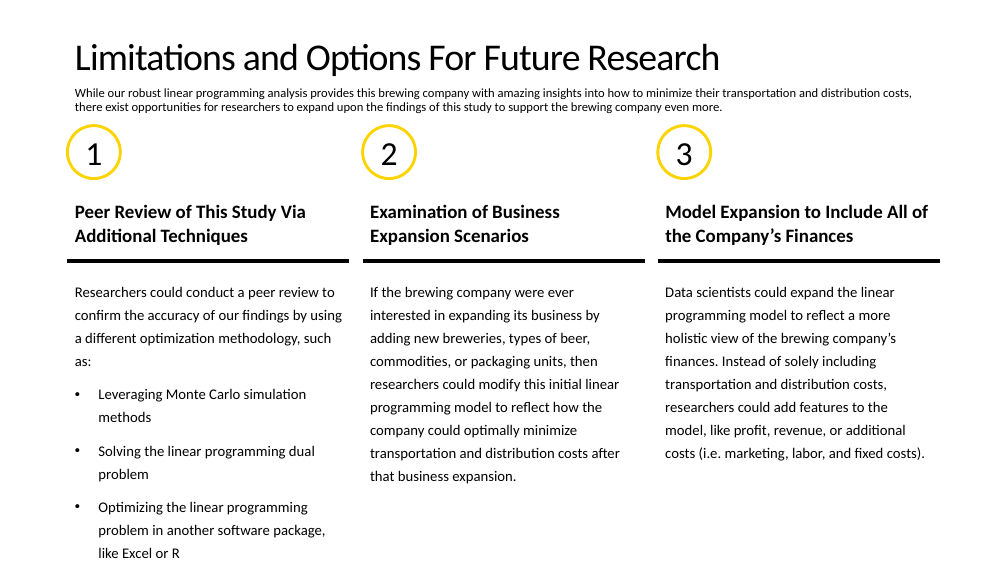
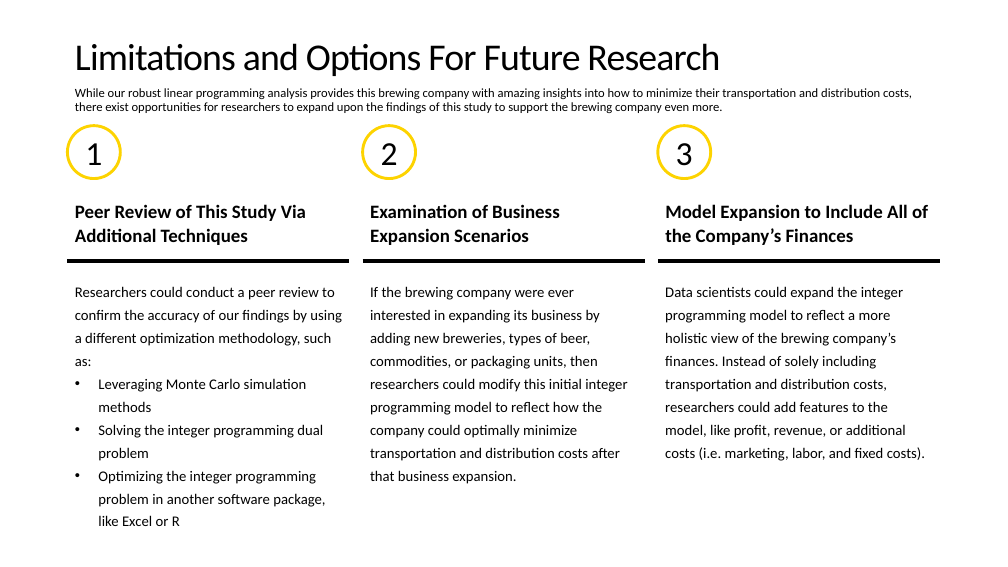
Before and after one commit to Steve-Desilets/MSDS-460-Term-Project, a slide deck: slide 12 of Final Project Presentation.pptx. Drawn at 1008x567 pixels with LibreOffice and Linux fonts; fonts in the diff are those of the drawing. Boxes give left, top, right and bottom in pixels: in the first picture for what was removed or moved away, otherwise in the second. Text is boxed around its words. In the diff, an @@ line names an element or a change of style, - is before the commit and + after.

```diff
--- a/Final Project Presentation.pptx
+++ b/Final Project Presentation.pptx
@@ text at bbox=[370, 286, 627, 484]: text changed @@
-If the brewing company were ever interested in expanding its business by adding new breweries, types of beer, commodities, or packaging units, then researchers could modify this initial linear programming model to reflect how the company could optimally minimize transportation and distribution costs after that business expansion.
+If the brewing company were ever interested in expanding its business by adding new breweries, types of beer, commodities, or packaging units, then researchers could modify this initial integer programming model to reflect how the company could optimally minimize transportation and distribution costs after that business expansion.
@@ text at bbox=[665, 286, 925, 461]: text changed @@
-Data scientists could expand the linear programming model to reflect a more holistic view of the brewing company’s finances. Instead of solely including transportation and distribution costs, researchers could add features to the model, like profit, revenue, or additional costs (i.e. marketing, labor, and fixed costs).
+Data scientists could expand the integer programming model to reflect a more holistic view of the brewing company’s finances. Instead of solely including transportation and distribution costs, researchers could add features to the model, like profit, revenue, or additional costs (i.e. marketing, labor, and fixed costs).
@@ text at bbox=[98, 379, 307, 412]: less space between paragraphs @@
@@ text at bbox=[98, 424, 325, 526]: text changed @@
-• Solving the linear programming dual problem
-• Optimizing the linear programming problem in another software package, like Excel or R
+• Solving the integer programming dual problem
+• Optimizing the integer programming problem in another software package, like Excel or R
```
Also in this commit, not shown: 2 other slides changed.
